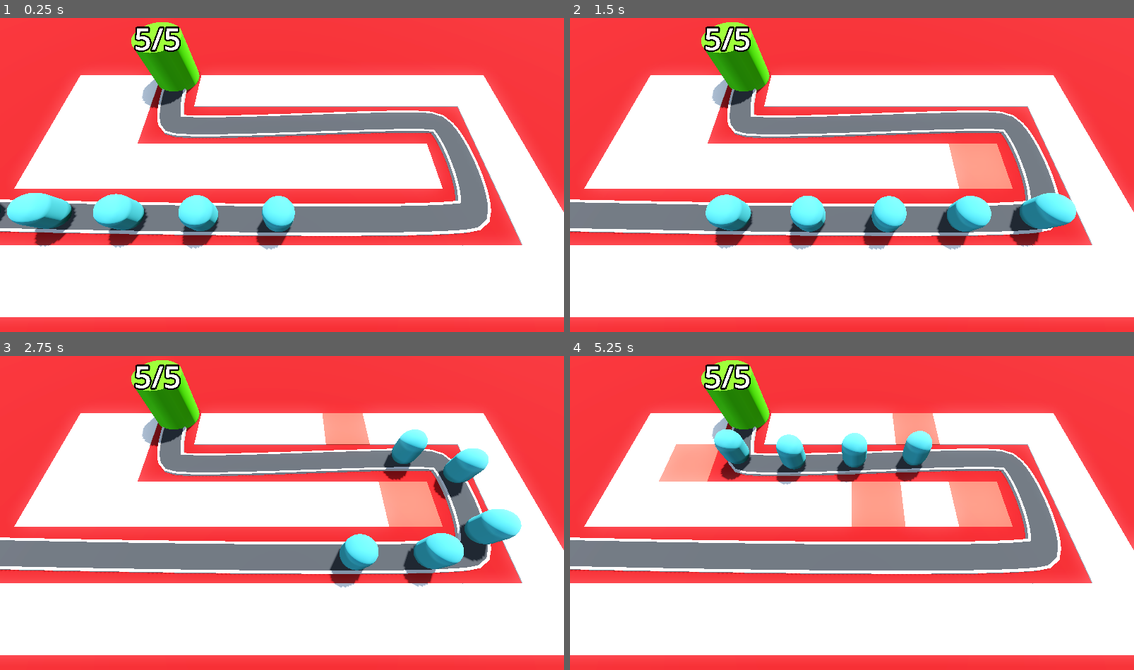
Above: before the commit, frames 1-4 (two rows, left to right).
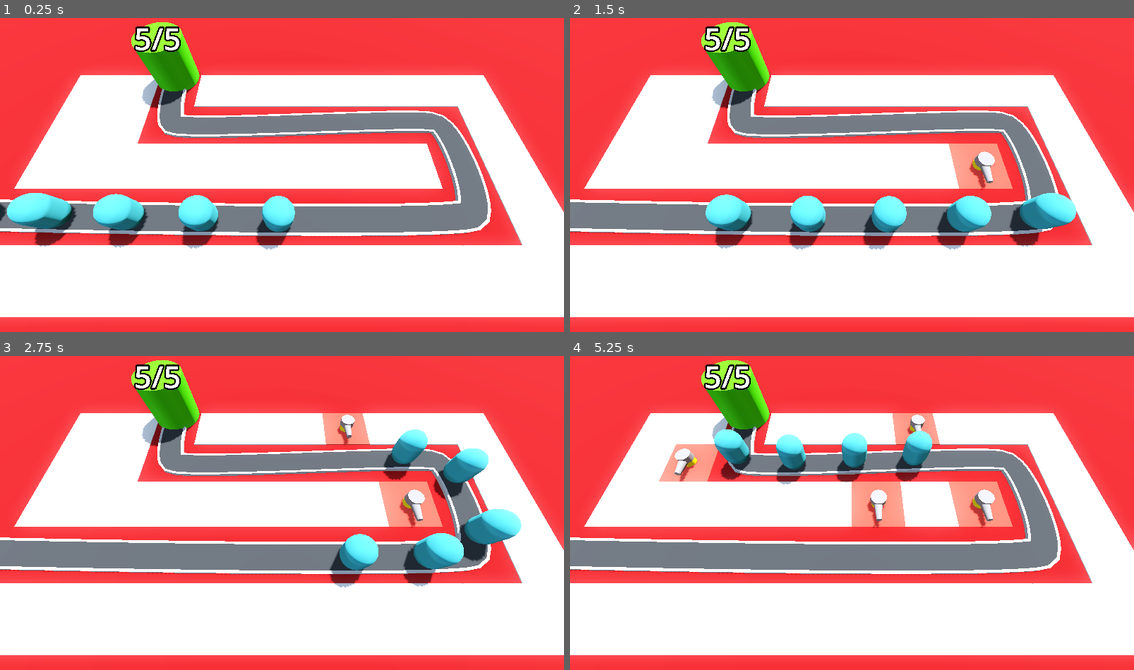
Above: after the commit, the same moments.

Repository: Matthew-CS11/Barbarian-Blaster
Game: Godot game, scene res://base_level.tscn
Same seed, same stepped clock (60 frames per second), same inputs: the game is played once before the commit and once after it.
Inputs (mouse positions are in pixels of both pictures, inside the frame that each line leads up to):
- Up to frame 1 (0.25 s): no input
- Up to frame 2 (1.5 s): move the mouse to (976, 159) at 0.52 s; click (976, 159) at 0.6 s; move the mouse to (739, 190) at 1.27 s; click (739, 190) at 1.35 s
- Up to frame 3 (2.75 s): move the mouse to (338, 440) at 2.02 s; click (338, 440) at 2.1 s
- Up to frame 4 (5.25 s): move the mouse to (823, 575) at 2.77 s; click (823, 575) at 2.85 s; move the mouse to (1021, 560) at 3.52 s; click (1021, 560) at 3.6 s; move the mouse to (682, 462) at 4.27 s; click (682, 462) at 4.35 s; move the mouse to (880, 513) at 5.02 s; click (880, 513) at 5.1 s

The runs differ from the first frame. In frame 2, 0.3% of the frame differs, in the area x 70-76%, y 42-55%; in frame 3, 0.5%; in frame 4, 1.0%, in the area x 18-76%, y 18-55%.

Commit message:
add turrets and build_turret

Diff:
--- a/RayPickerCamera/ray_picker_camera.gd
+++ b/RayPickerCamera/ray_picker_camera.gd
@@ -1,6 +1,7 @@
 extends Camera3D
 
 @export var gridmap : GridMap
+@export var turret_manager : TurretManager
 @onready var ray_cast_3d: RayCast3D = $RayCast3D
 
 func _process(delta: float) -> void:
@@ -19,6 +20,8 @@
 				Input.set_default_cursor_shape(Input.CURSOR_POINTING_HAND)
 				if Input.is_action_just_pressed("click"):
 					gridmap.set_cell_item(perfect_cell, 1)
+					var tile_pos = gridmap.map_to_local(perfect_cell)
+					turret_manager.build_turret(tile_pos)
 			else:
 				Input.set_default_cursor_shape(Input.CURSOR_ARROW)
 	else:
--- a/Turret/turret.tscn
+++ b/Turret/turret.tscn
@@ -27,6 +27,6 @@
 mesh = SubResource("CylinderMesh_djkev")
 
 [node name="TurretBarrel" type="MeshInstance3D" parent="TurretBase/TurretTop"]
-transform = Transform3D(0.02792158, -0.9996101, 0, 0.9996101, 0.02792158, 0, 0, 0, 1, -0.654, -0.11020583, 0)
+transform = Transform3D(5.116796e-05, -0.0018318453, 0.99999833, 0.9996101, 0.02792158, 0, -0.027921533, 0.99960846, 0.0018325597, -0.029865801, -0.11020583, 0.7411227)
 mesh = SubResource("CylinderMesh_cb20n")
 skeleton = NodePath("../..")
--- /dev/null
+++ b/Turret/turret_manager.gd
@@ -0,0 +1,9 @@
+extends Node3D
+class_name TurretManager
+
+@export var turret : PackedScene
+
+func build_turret(pos:Vector3) -> void:
+	var tur = turret.instantiate()
+	add_child(tur)
+	tur.global_position = pos
--- /dev/null
+++ b/Turret/turret_manager.tscn
@@ -0,0 +1,3 @@
+[gd_scene format=3 uid="uid://c8gqx0v841hc2"]
+
+[node name="TurretManager" type="Node3D"]
--- a/base_level.tscn
+++ b/base_level.tscn
@@ -1,9 +1,11 @@
-[gd_scene load_steps=12 format=3 uid="uid://dtcnxxofouqf8"]
+[gd_scene load_steps=14 format=3 uid="uid://dtcnxxofouqf8"]
 
 [ext_resource type="PackedScene" uid="uid://cgepsgj0dutey" path="res://RayPickerCamera/ray_picker_camera.tscn" id="1_3o4py"]
 [ext_resource type="MeshLibrary" uid="uid://c0c3djgifhbb0" path="res://MeshLibraries/space_library.tres" id="1_bo3yr"]
 [ext_resource type="PackedScene" uid="uid://cedg4p1ktt00c" path="res://Enemy/enemy.tscn" id="2_5vx1e"]
 [ext_resource type="PackedScene" uid="uid://b6a3tfb71rtov" path="res://Base/base.tscn" id="3_eesb3"]
+[ext_resource type="Script" uid="uid://bon5dpar4wygo" path="res://Turret/turret_manager.gd" id="5_ftfrf"]
+[ext_resource type="PackedScene" uid="uid://d01unib15e15u" path="res://Turret/turret.tscn" id="6_u2wky"]
 
 [sub_resource type="ProceduralSkyMaterial" id="ProceduralSkyMaterial_4sal3"]
 sky_horizon_color = Color(0.66224277, 0.6717428, 0.6867428, 1)
@@ -48,9 +50,10 @@
 size = Vector3(100, 2, 100)
 material = SubResource("StandardMaterial3D_bo3yr")
 
-[node name="RayPickerCamera" parent="." node_paths=PackedStringArray("gridmap") instance=ExtResource("1_3o4py")]
+[node name="RayPickerCamera" parent="." node_paths=PackedStringArray("gridmap", "turret_manager") instance=ExtResource("1_3o4py")]
 transform = Transform3D(1, 0, 0, 0, 0.42261824, 0.9063078, 0, -0.9063078, 0.42261824, 0, 14.5, 9.5)
 gridmap = NodePath("../GridMap")
+turret_manager = NodePath("../TurretManager")
 
 [node name="GridMap" type="GridMap" parent="."]
 mesh_library = ExtResource("1_bo3yr")
@@ -117,11 +120,11 @@
 progress = 5.0
 
 [node name="Enemy3" parent="Path3D" instance=ExtResource("2_5vx1e")]
-transform = Transform3D(-0.017708244, 0, -0.99983585, 0, 1, 0, 0.99983585, 0, -0.017708244, -12.714431, 0, 6.1627846)
+transform = Transform3D(-0.017708236, 0, -0.99983543, 0, 1, 0, 0.99983543, 0, -0.017708236, -12.714431, 0, 6.1627846)
 progress = 10.0
 
 [node name="Enemy4" parent="Path3D" instance=ExtResource("2_5vx1e")]
-transform = Transform3D(-0.01424604, 0, -0.99989116, 0, 1, 0, 0.99989116, 0, -0.01424604, -7.714971, 0, 6.243016)
+transform = Transform3D(-0.0142460335, 0, -0.99989074, 0, 1, 0, 0.99989074, 0, -0.0142460335, -7.714971, 0, 6.243016)
 progress = 15.0
 
 [node name="Enemy5" parent="Path3D" instance=ExtResource("2_5vx1e")]
@@ -132,3 +135,5 @@
 transform = Transform3D(1, 0, 0, 0, 1, 0, 0, 0, 1, -10.17345, 0, -7.665709)
 
 [node name="TurretManager" type="Node3D" parent="."]
+script = ExtResource("5_ftfrf")
+turret = ExtResource("6_u2wky")
Not shown, added: Turret/turret_manager.gd.uid
